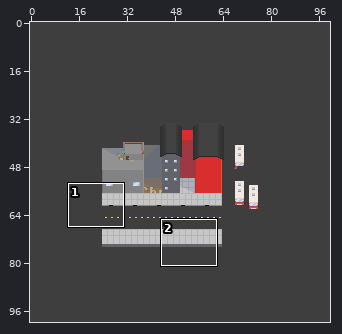
Tiled map, stored at Chef Engine/Chef Engine/RefferenceMap.tmx. The picture above shows the old version from afar; the outline marks the close-up.
Close-up. Before:
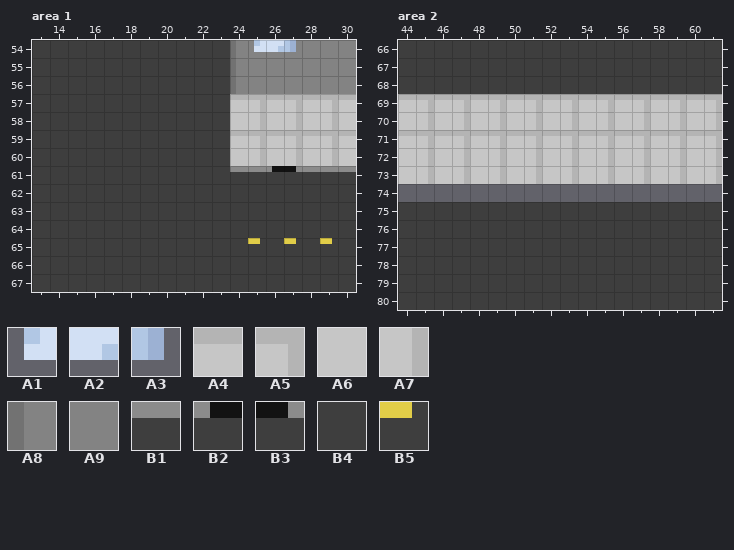
Cells are 3x3 px. Shown: area 1 x 13..30, y 54..67; area 2 x 44..61, y 66..80. The commit also changed other parts of the map, which this record leaves out.
Key: from "ElectionDay_002": A1 475, A2 476, A3 477, A4 1129, A5 1130, A6 1195, A7 1196, A8 1254, A9 1255, B1 1261, B2 1262, B3 1263, B4 1327, B5 1328.
__ is an empty cell, ## one hidden under a higher layer.
Objects are placed by their top-left corner, in cells (3,4 is the top-left corner of cell 3,4); size is 1x1 cell unless given.
Layer "BG" before, area 1, first column x 13:
54 B4 B4 B4 B4 B4 B4 B4 B4 B4 B4 B4 A8 A9 A9 A9 A9 A9 A9
55 B4 B4 B4 B4 B4 B4 B4 B4 B4 B4 B4 A8 A9 A9 A9 A9 A9 A9
56 B4 B4 B4 B4 B4 B4 B4 B4 B4 B4 B4 A8 A9 A9 A9 A9 A9 A9
57 B4 B4 B4 B4 B4 B4 B4 B4 B4 B4 B4 A4 A5 A4 A5 A4 A5 A4
58 B4 B4 B4 B4 B4 B4 B4 B4 B4 B4 B4 A6 A7 A6 A7 A6 A7 A6
59 B4 B4 B4 B4 B4 B4 B4 B4 B4 B4 B4 A4 A5 A4 A5 A4 A5 A4
60 B4 B4 B4 B4 B4 B4 B4 B4 B4 B4 B4 A6 A7 A6 A7 A6 A7 A6
61 B4 B4 B4 B4 B4 B4 B4 B4 B4 B4 B4 B1 B1 B2 B3 B1 B1 B1
62 B4 B4 B4 B4 B4 B4 B4 B4 B4 B4 B4 B4 B4 B4 B4 B4 B4 B4
63 B4 B4 B4 B4 B4 B4 B4 B4 B4 B4 B4 B4 B4 B4 B4 B4 B4 B4
64 B4 B4 B4 B4 B4 B4 B4 B4 B4 B4 B4 B4 B4 B4 B4 B4 B4 B4
65 B4 B4 B4 B4 B4 B4 B4 B4 B4 B4 B4 B4 B5 B4 B5 B4 B5 B4
66 B4 B4 B4 B4 B4 B4 B4 B4 B4 B4 B4 B4 B4 B4 B4 B4 B4 B4
67 B4 B4 B4 B4 B4 B4 B4 B4 B4 B4 B4 B4 B4 B4 B4 B4 B4 B4
Layer "BG" before, area 2, first column x 44:
66 B4 B4 B4 B4 B4 B4 B4 B4 B4 B4 B4 B4 B4 B4 B4 B4 B4 B4
67 B4 B4 B4 B4 B4 B4 B4 B4 B4 B4 B4 B4 B4 B4 B4 B4 B4 B4
68 B4 B4 B4 B4 B4 B4 B4 B4 B4 B4 B4 B4 B4 B4 B4 B4 B4 B4
69 A4 A5 A4 A5 A4 A5 A4 A5 A4 A5 A4 A5 A4 A5 A4 A5 A4 A5
70 A6 A7 A6 A7 A6 A7 A6 A7 A6 A7 A6 A7 A6 A7 A6 A7 A6 A7
71 A4 A5 A4 A5 A4 A5 A4 A5 A4 A5 A4 A5 A4 A5 A4 A5 A4 A5
72 A6 A7 A6 A7 A6 A7 A6 A7 A6 A7 A6 A7 A6 A7 A6 A7 A6 A7
73 A6 A7 A6 A7 A6 A7 A6 A7 A6 A7 A6 A7 A6 A7 A6 A7 A6 A7
74 __ __ __ __ __ __ __ __ __ __ __ __ __ __ __ __ __ __
75 B4 B4 B4 B4 B4 B4 B4 B4 B4 B4 B4 B4 B4 B4 B4 B4 B4 B4
76 B4 B4 B4 B4 B4 B4 B4 B4 B4 B4 B4 B4 B4 B4 B4 B4 B4 B4
77 B4 B4 B4 B4 B4 B4 B4 B4 B4 B4 B4 B4 B4 B4 B4 B4 B4 B4
78 B4 B4 B4 B4 B4 B4 B4 B4 B4 B4 B4 B4 B4 B4 B4 B4 B4 B4
79 B4 B4 B4 B4 B4 B4 B4 B4 B4 B4 B4 B4 B4 B4 B4 B4 B4 B4
80 B4 B4 B4 B4 B4 B4 B4 B4 B4 B4 B4 B4 B4 B4 B4 B4 B4 B4
And afterwards:
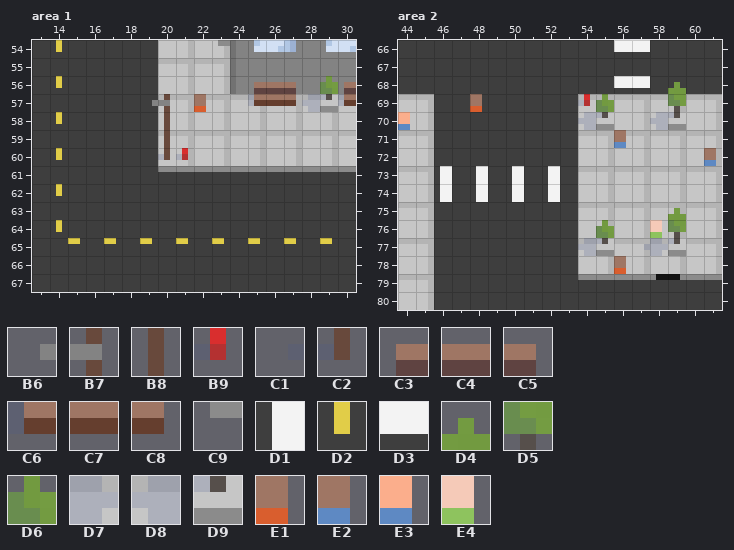
Further tiles: from "ElectionDay_002": B6 376, B7 377, B8 440, B9 556, C1 571, C2 572, C3 830, C4 831, C5 832, C6 896, C7 897, C8 898, C9 1231, D1 1264, D2 1329, D3 1330, D4 1332, D5 1398, D6 1400, D7 1463, D8 1465, D9 1466, E1 1774, E2 1777, E3 1909, E4 1973.
See-through tiles are keyed as they look on the map.
Changes in this commit:
Changed rows in their new state; .. is an unchanged cell.
Layer "BG", area 1:
first column x 14:
54 D2 .. .. .. .. .. A6 A7 A6 A7 .. .. .. ..
55 .. .. .. .. .. .. A4 A5 A4 A5 .. .. .. ..
56 D2 .. .. .. .. .. A6 A7 A6 A7 .. .. .. ..
57 .. .. .. .. .. .. A4 A5 A4 A5 .. .. .. ..
58 D2 .. .. .. .. .. A6 A7 A6 A7 .. .. .. ..
59 .. .. .. .. .. .. A4 A5 A4 A5 .. .. .. ..
60 D2 .. .. .. .. .. A6 A7 A6 A7 .. .. .. ..
61 .. .. .. .. .. .. B1 B1 B1 B1 .. .. B1 B1
62 D2 .. .. .. .. .. .. .. .. .. .. .. .. ..
64 D2 .. .. .. .. .. .. .. .. .. .. .. .. ..
65 .. B5 .. B5 .. B5 .. B5 .. B5 .. .. .. ..
Layer "Mid", area 1:
first column x 20:
54 .. .. .. C9 .. .. .. .. .. A1 A2
56 .. .. .. .. .. C3 C4 C5 .. .. C3
57 .. .. .. .. .. C6 C7 C8 .. D9 C6
60 C2 B9 .. .. .. .. .. .. .. .. ..
Layer "Object Layer", area 1:
added: E1 at 22,57
Layer "Shadow", area 1:
first column x 28:
57 D8
Layer "Top", area 1:
first column x 19:
56 .. .. .. .. .. .. .. .. .. .. D6
57 B6 B7 .. .. .. .. .. .. .. .. ..
58 .. B8 .. .. .. .. .. .. .. .. ..
59 .. B8 .. .. .. .. .. .. .. .. ..
Layer "BG", area 2:
first column x 44:
66 .. .. .. .. .. .. .. .. .. .. .. .. D3 D3 .. .. .. ..
68 .. .. .. .. .. .. .. .. .. .. .. .. D3 D3 .. .. .. ..
69 .. .. B4 B4 B4 B4 B4 B4 B4 B4 .. .. .. .. .. .. .. ..
70 .. .. B4 B4 B4 B4 B4 B4 B4 B4 .. .. .. .. .. .. .. ..
71 .. .. B4 B4 B4 B4 B4 B4 B4 B4 .. .. .. .. .. .. .. ..
72 .. .. B4 B4 B4 B4 B4 B4 B4 B4 .. .. .. .. .. .. .. ..
73 .. .. D1 B4 D1 B4 D1 B4 D1 B4 .. .. .. .. .. .. .. ..
74 A6 A7 D1 B4 D1 B4 D1 B4 D1 B4 A6 A7 A6 A7 A6 A7 A6 A7
75 A4 A5 .. .. .. .. .. .. .. .. A4 A5 A4 A5 A4 A5 A4 A5
76 A6 A7 .. .. .. .. .. .. .. .. A6 A7 A6 A7 A6 A7 A6 A7
77 A4 A5 .. .. .. .. .. .. .. .. A4 ## A4 A5 A4 ## A4 A5
78 A6 A7 .. .. .. .. .. .. .. .. A6 A7 A6 A7 A6 A7 A6 A7
79 A4 A5 .. .. .. .. .. .. .. .. B1 B1 B1 B1 B2 B3 B1 B1
80 A6 A7 .. .. .. .. .. .. .. .. .. .. .. .. .. .. .. ..
Layer "Mid", area 2:
first column x 54:
69 B9 .. .. .. .. ..
70 .. D9 .. .. .. D9
first column x 55:
77 D9 .. .. .. D9
Layer "Object Layer", area 2:
added: E1 at 48,69
added: E3 at 44,70
added: E2 at 56,71
added: E2 at 61,72
added: E4 at 58,76
added: E1 at 56,78
Layer "Shadow", area 2:
first column x 54:
70 D8 .. .. .. D8
first column x 54:
77 D8 .. .. C1 D7
Layer "Top", area 2:
first column x 55:
68 .. .. .. .. D4
69 D6 .. .. .. D5
first column x 55:
75 .. .. .. .. D4
76 D6 .. .. .. D5
